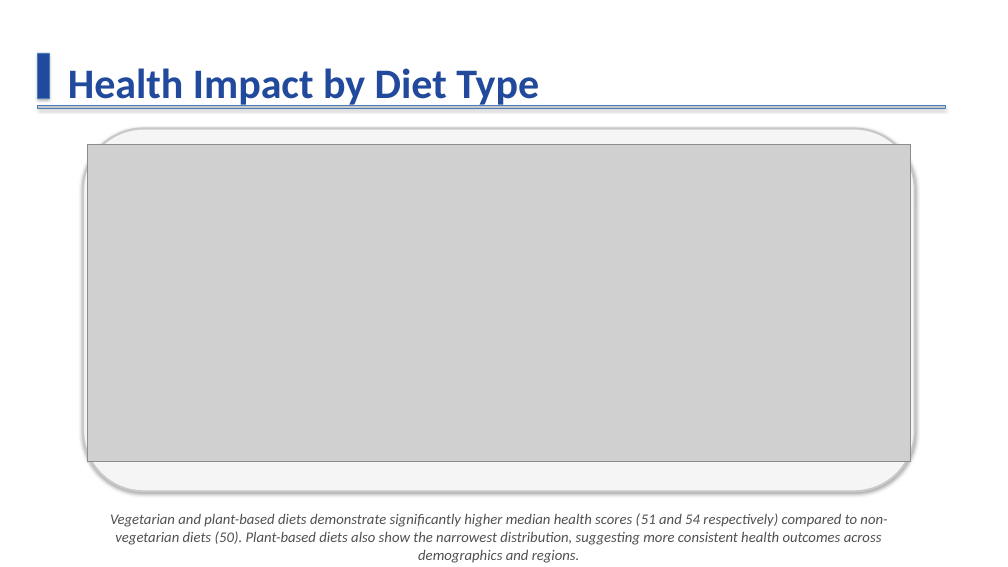
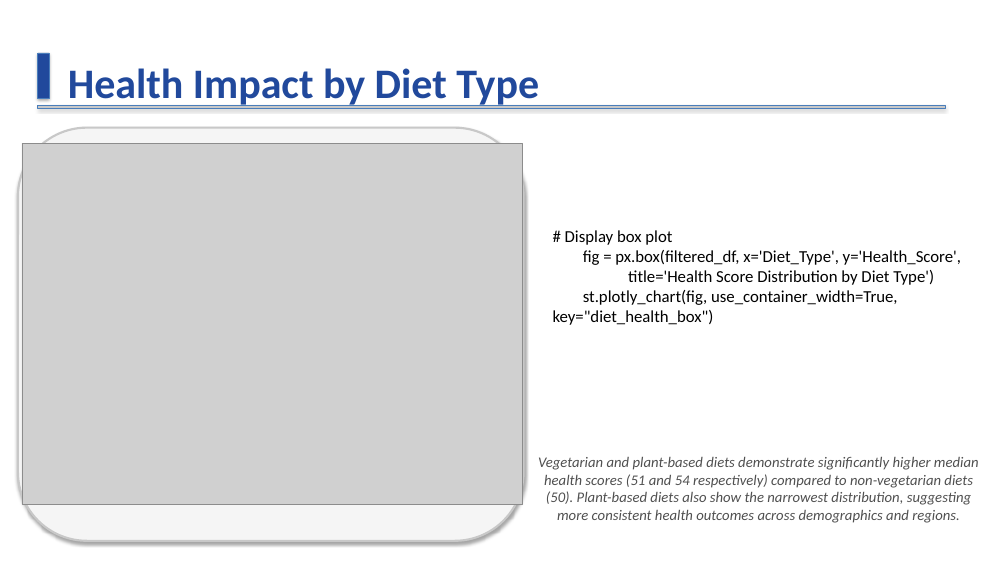
Before and after one commit to Aayush-Chawla/Dietary-Patterns-DAP, a slide deck: slide 7 of Indian_Dietary_Analysis_Modern.pptx. Drawn at 1008x567 pixels with LibreOffice and Linux fonts; fonts in the diff are those of the drawing; grey boxes stand for pictures. Boxes give left, top, right and bottom in pixels: in the first picture for what was removed or moved away, otherwise in the second. Text is boxed around its words. In the diff, an @@ line names an element or a change of style, - is before the commit and + after.

```diff
--- a/Indian_Dietary_Analysis_Modern.pptx
+++ b/Indian_Dietary_Analysis_Modern.pptx
@@ rounded rectangle: place and size @@
-rounded rectangle at bbox=[83, 129, 915, 492]
+rounded rectangle at bbox=[18, 128, 524, 541]
@@ picture: place and size @@
-picture at bbox=[87, 144, 910, 461]
+picture at bbox=[22, 143, 523, 504]
@@ text added at bbox=[553, 230, 961, 325], 16 pt, text #000000 @@
+# Display box plot
+fig = px.box(filtered_df, x='Diet_Type', y='Health_Score',
+title='Health Score Distribution by Diet Type')
+st.plotly_chart(fig, use_container_width=True, key="diet_health_box")
@@ text "Vegetarian and plant-based diets demonstrate ..." rewrapped from bbox=[110, 513, 887, 563] to bbox=[538, 457, 979, 523] @@
```
Also in this commit, not shown: 5 other slides changed.
